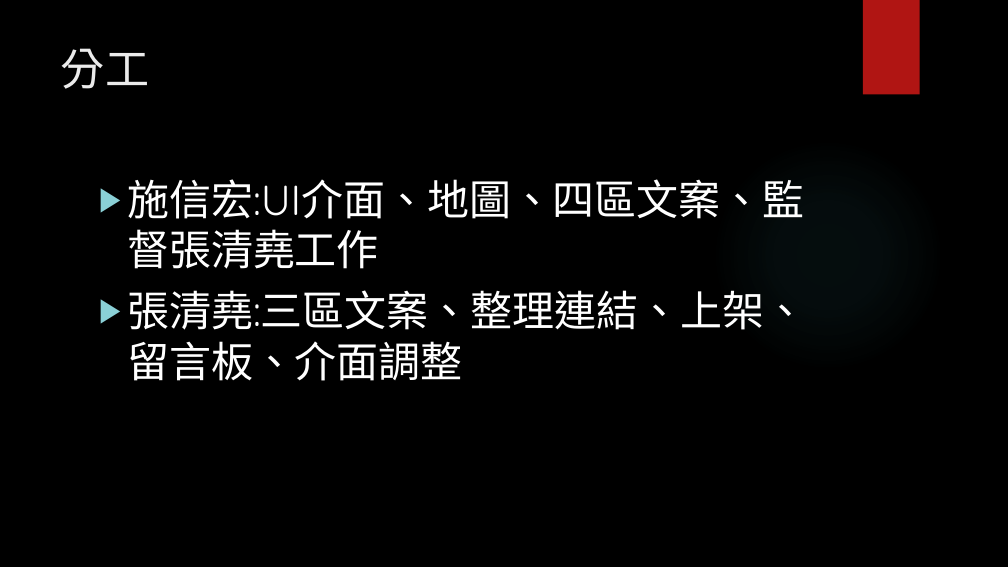
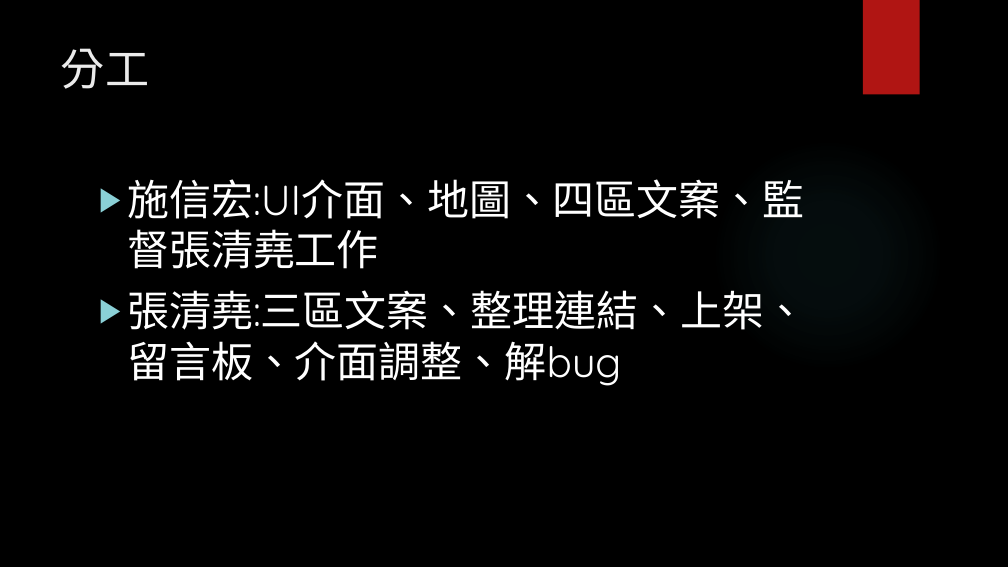
Before and after one commit to Yaoderrr/keelungfood, a slide deck: slide 6 of 報告.pptx. Drawn at 1008x567 pixels with LibreOffice and Linux fonts; fonts in the diff are those of the drawing; background and template pictures are left out. Boxes give left, top, right and bottom in pixels: in the first picture for what was removed or moved away, otherwise in the second. Text is boxed around its words. In the diff, an @@ line names an element or a change of style, - is before the commit and + after.

```diff
--- a/報告.pptx
+++ b/報告.pptx
@@ text at (127, 290, 806, 386): text changed @@
-▶ 張清堯:三區文案、整理連結、上架、留言板、介面調整
+▶ 張清堯:三區文案、整理連結、上架、留言板、介面調整、解bug
```
Also in this commit, not shown: 1 other slide changed, 6 other files.
